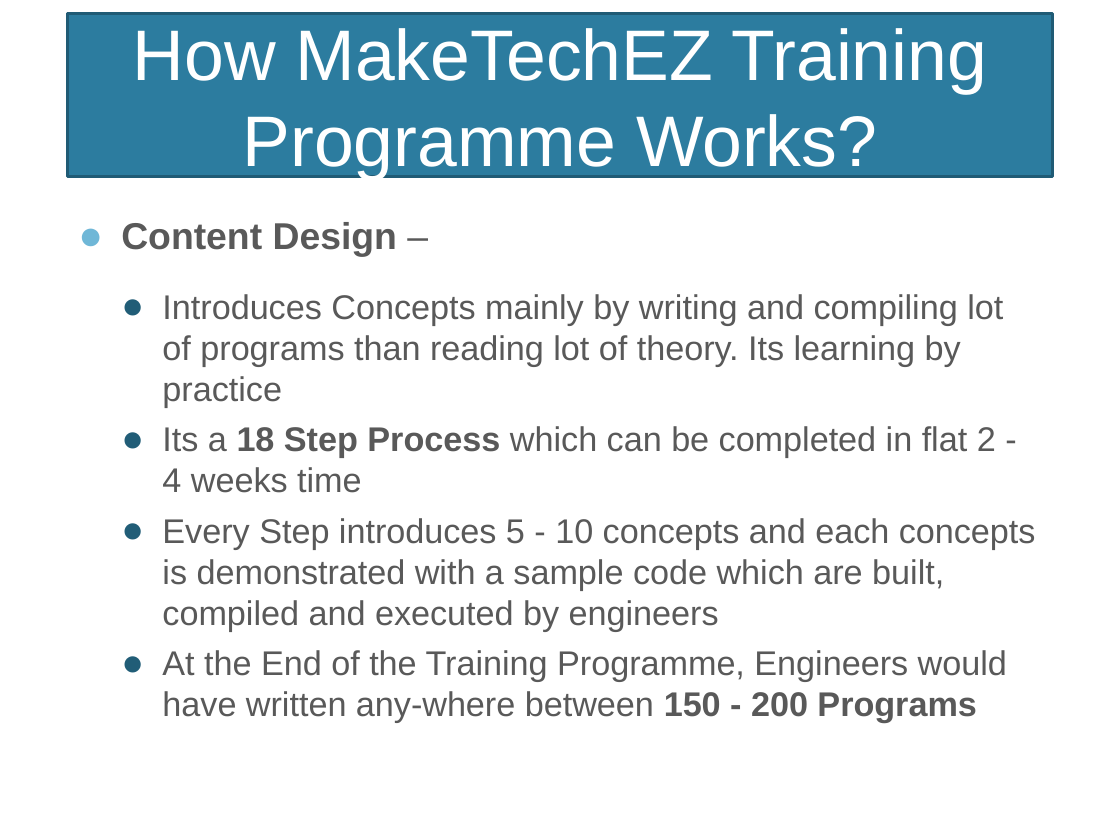
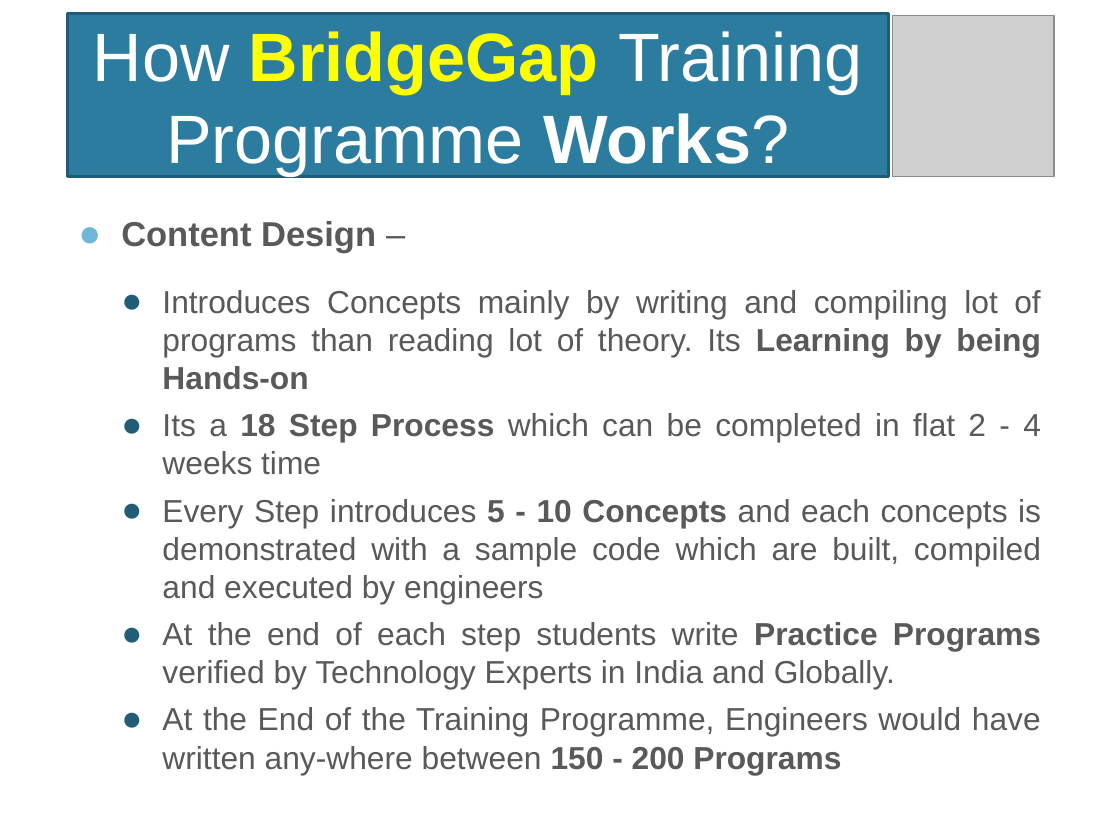
Before and after one commit to NarayanMahadevan/MakeTechEzResources, a slide deck: slide 17 of Documents/MakeTechEzTrainingProgramme.pptx (slide 11 before the commit). Drawn at 1120x840 pixels with LibreOffice and Linux fonts; fonts in the diff are those of the drawing; grey boxes stand for pictures; background and template pictures are left out. Boxes give left, top, right and bottom in pixels: in the first picture for what was removed or moved away, otherwise in the second. Text is boxed around its words. In the diff, an @@ line names an element or a change of style, - is before the commit and + after.

Commit message:
GetOnTo C++ Tutorial for Step 4 and 5

```diff
--- a/Documents/MakeTechEzTrainingProgramme.pptx
+++ b/Documents/MakeTechEzTrainingProgramme.pptx
@@ rectangle "How BridgeGap Training Programme Works?": place and size @@
-rectangle "How BridgeGap Training Programme Works?" at (67,13,1053,177)
+rectangle "How BridgeGap Training Programme Works?" at (67,13,888,177)
@@ rectangle "How BridgeGap Training Programme Works?" at (67,13,888,177): title to rectangle @@
@@ picture added at (893,16,1054,177) @@
@@ text in rectangle at (93,31,863,176): text changed; size 46 to 44 pt @@
-How MakeTechEZ Training Programme Works?
+How BridgeGap Training Programme Works?
@@ text at (121,221,1041,774): size 24 to 22.2 pt in "Content Design –"; size 22 to 20.4 pt in "Its a 18 Step Process which can ...", "At the End of the Training Programme, ..."; alignment left to justified @@
@@ text at (162,290,1041,390): text changed; size 22 to 20.4 pt @@
-  ● Introduces Concepts mainly by writing and compiling lot of programs than reading lot of theory. Its learning by practice
+  ● Introduces Concepts mainly by writing and compiling lot of programs than reading lot of theory. Its Learning by being Hands-on
@@ text at (162,499,1041,689): text changed; size 22 to 20.4 pt @@
-  ● Every Step introduces 5 - 10 concepts and each concepts is demonstrated with a sample code which are built, compiled and executed by engineers
+  ● Every Step introduces 5 - 10 Concepts and each concepts is demonstrated with a sample code which are built, compiled and executed by engineers
+  ● At the end of each step students write Practice Programs verified by Technology Experts in India and Globally.
```
Also in this commit, not shown: 10 other slides changed, 15 slides added, 7 slides removed, 17 other files.
